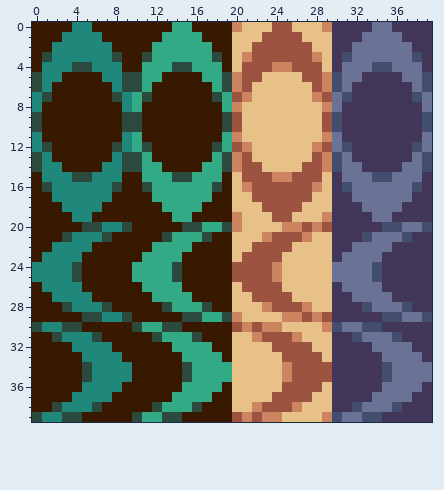
Edited in one commit: pixel-art sprite (scenes/menus/level_designer/ldui/themes/scrollbars/scroll_buttons.png). Above, as it was before the edit.
The file is 40x40 pixels.
After the commit:
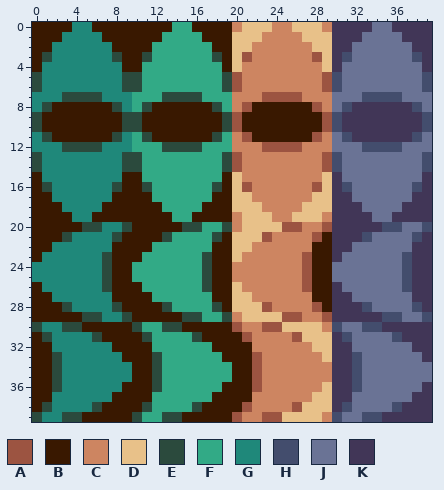
Palette (. is transparent): A #9c5441  B #391800  C #cd8561  D #e8c189  E #2b4a3d  F #32aa86  G #1f887a  H #434d6d  J #6a7395  K #413657
Commit: Refit scroll buttons to grabber The big gaps are kind of unsightly ngl. Restore the arrow's bottom to the shape of the end-blocks.
Changes in this commit:
Changed rows in their new state; - is an unchanged pixel.
first column x 1:
 0 -----------------------CC-------------
 1 ----------------------CCCC------------
 2 ---------------------CCCCCC-----------
 3 --------------------ACCCCCCA----------
 4 ---GG--------FF-----CCC--CCC-----JJ---
 5 --GGGG------FFFF---ACCCCCCCCA---JJJJ--
 6 -GGGGGG----FFFFFF--ACCCCCCCCA--JJJJJJ-
 7 GGEEEEGG--FFEEEEFF-C-CAAAAC-C-JJHHHHJJ
 8 E------E--E------E--ABBBBBBA--H------H
 9 --------------------BBBBBBBB----------
10 --------------------BBBBBBBB----------
11 E------E--E------E--ABBBBBBA--H------H
12 GGEEEEGG--FFEEEEFF-C-CAAAAC-C-JJHHHHJJ
13 -GGGGGG----FFFFFF--ACCCCCCCCA--JJJJJJ-
14 --GGGG------FFFF---ACCCCCCCCA---JJJJ--
15 ---GG--------FF-----CCC--CCC-----JJ---
16 --------------------ACCCCCCA----------
17 ---------------------CCCCCC-----------
18 ----------------------CCCC------------
19 -----------------------CC-------------
20 ------------------------AAC-----------
21 ------GE--------FE----ACCC-AB-------JH
22 -----GG--------FF----CCCCCCBB------JJ-
23 ----GGE-------FFE---CCCCCCABB-----JJH-
24 ---GGGE------FFFE--CCCC-CCABB----JJJH-
25 ---GGGE------FFFE--CCCC-CCABB----JJJH-
26 ----GGE-------FFE---CCCCCCABB-----JJH-
27 -----GG--------FF----CCCCCCBB------JJ-
28 ------GE--------FE----ACCC-AB-------JH
29 ------------------------AAC-----------
30 ---------------------CAA--------------
31 EG--------EF-------BA-CCCA----HJ------
32 -GG--------FF------BBCCCCCC----JJ-----
33 -EGG-------EFF-----BBACCCCCC---HJJ----
34 -EGGG------EFFF----BBACC-CCCC--HJJJ---
35 -EGGG------EFFF----BBACC-CCCC--HJJJ---
36 -EGG-------EFF-----BBACCCCCC---HJJ----
37 -GG--------FF------BBCCCCCC----JJ-----
38 EG--------EF-------BA-CCCA----HJ------
39 ---------------------CAA--------------
Pixel boxes of the changes (left, top, right, bottom) in both pictures:
changed: (42, 22, 422, 422)
